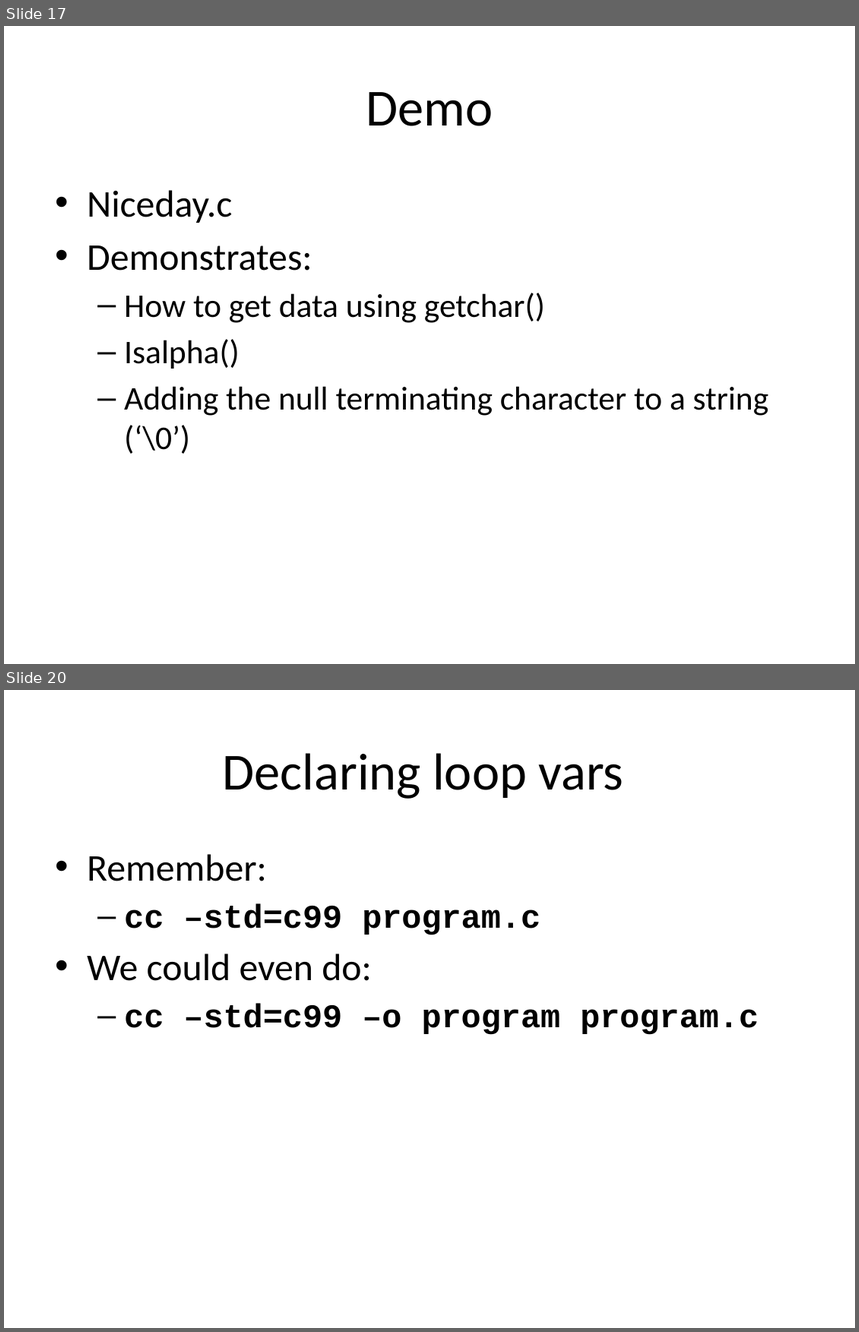
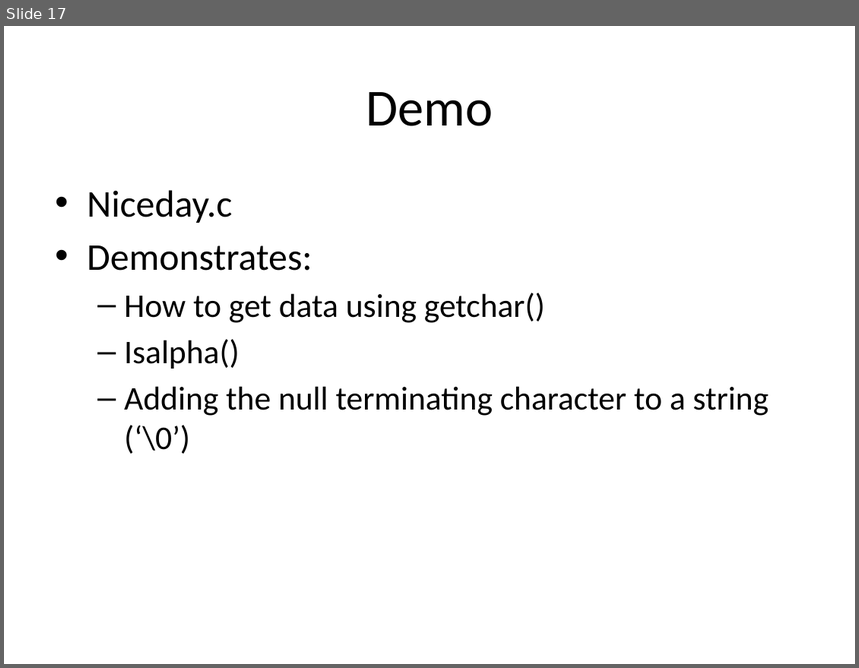
Before and after one commit to kinsidar/Spring2016, a slide deck: Slides/Lesson3.pptx. Shown one above the other, each under a label of ours: slides 17 and 20 before the commit, slide 17 after it; the slides between them are not shown. The pictures are 859x1332 and 859x668 pixels, drawn with LibreOffice and Linux fonts; fonts in the diff are those of the drawing. Boxes give left, top, right and bottom in pixels: in the first picture for what was removed or moved away, otherwise in the second. Text is boxed around its words. In the diff, an @@ line names an element or a change of style, - is before the commit and + after.

```diff
--- a/Slides/Lesson3.pptx
+++ b/Slides/Lesson3.pptx
@@ slide 20 removed at (4,690,855,1328), background #FFFFFF @@
@@ title removed at (223,753,624,799) @@
-Declaring loop vars
@@ text removed at (87,854,759,1035) @@
-• Remember:
-  – cc –std=c99 program.c
-• We could even do:
-  – cc –std=c99 –o program program.c
```
Also in this commit, not shown: 6 other slides removed, 7 other files.
